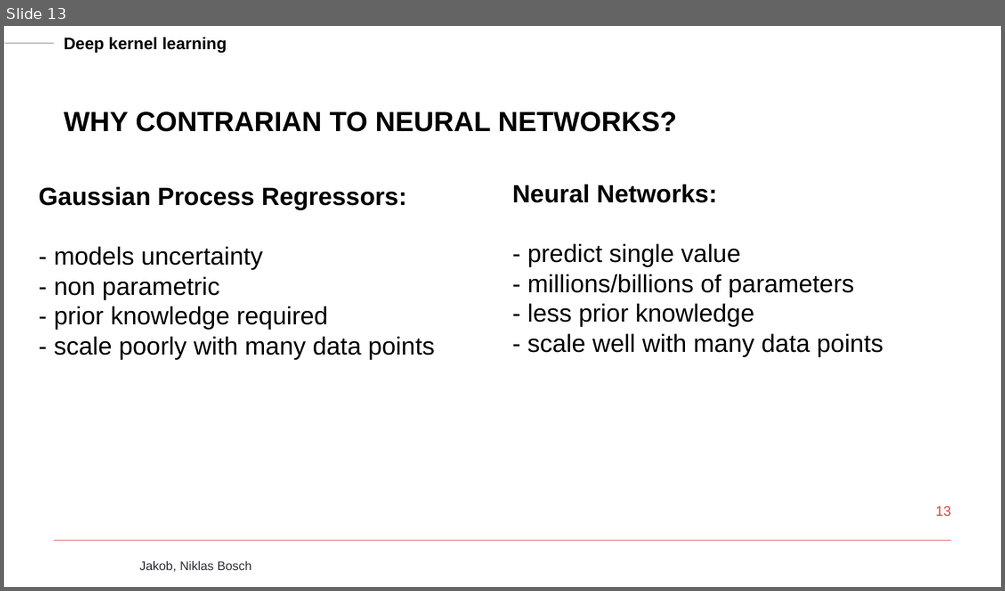
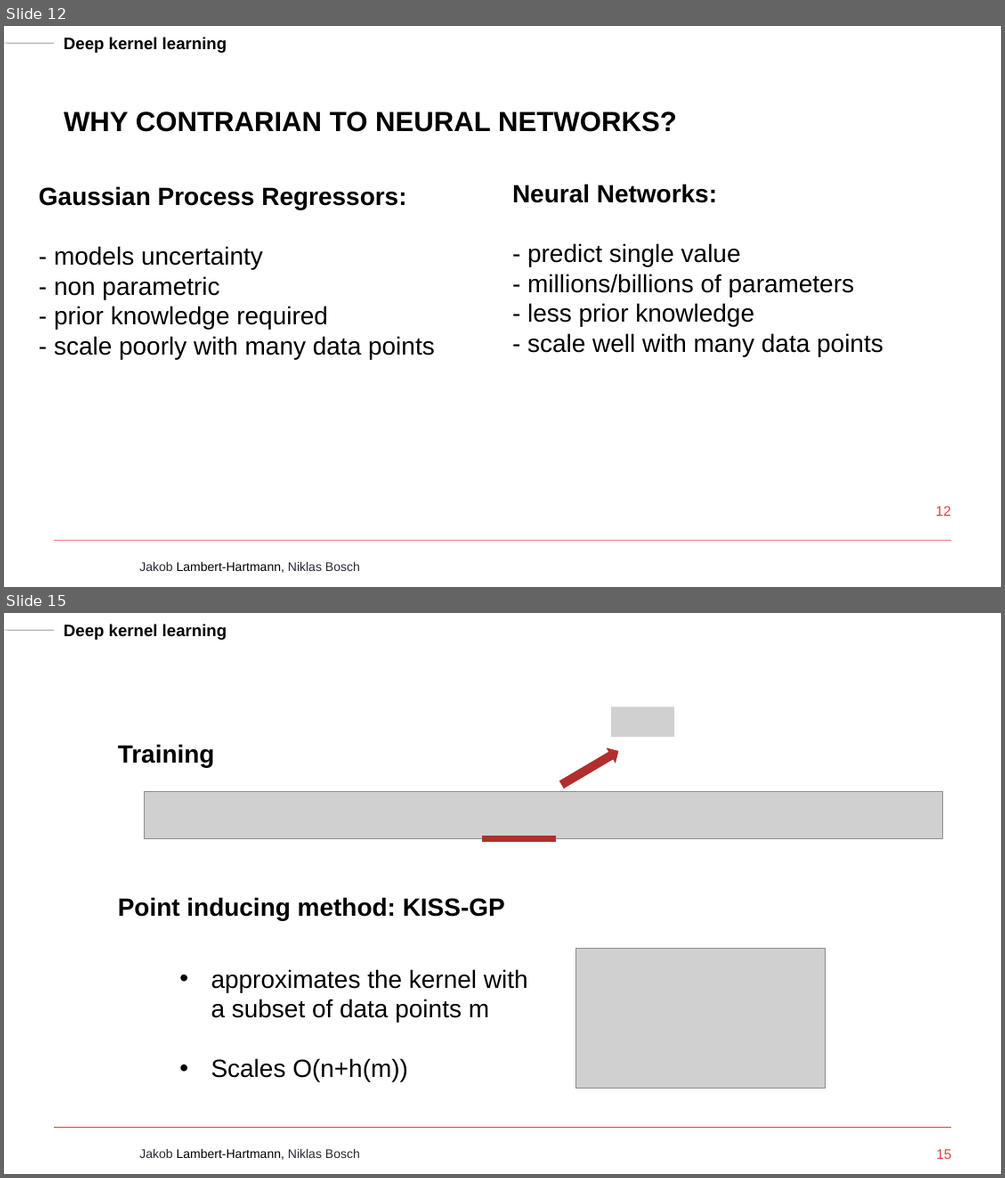
Before and after one commit to Naehrwerte/deep-kernel-learning, a slide deck: slides/jakob-slides.pptx. Shown one above the other, each under a label of ours: slide 13 before the commit, slides 12 and 15 after it; the slides between them are not shown. The pictures are 1005x591 and 1005x1178 pixels, drawn with LibreOffice and Linux fonts; fonts in the diff are those of the drawing; grey boxes stand for pictures; background and template pictures are left out. Boxes give left, top, right and bottom in pixels: in the first picture for what was removed or moved away, otherwise in the second. Text is boxed around its words. In the diff, an @@ line names an element or a change of style, - is before the commit and + after.

```diff
--- a/slides/jakob-slides.pptx
+++ b/slides/jakob-slides.pptx
@@ slide 15 added at bbox=[4, 613, 1001, 1174], background #FFFFFF; not listed: 4 template elements that a slide beside it also shows @@
@@ picture added at bbox=[611, 706, 674, 737] @@
@@ text added at bbox=[118, 744, 215, 767], 18 pt, text #000000, bold @@
+Training
@@ down arrow added at bbox=[558, 744, 623, 791], fill #B02F2C, outline #B02F2C 0.5 pt @@
@@ picture added at bbox=[144, 791, 942, 839] @@
@@ math minus added at bbox=[469, 828, 568, 848], fill #B02F2C, outline #B02F2C 0.5 pt @@
@@ text added at bbox=[118, 897, 505, 920], 18 pt, text #000000, bold @@
+Point inducing method: KISS-GP
@@ picture added at bbox=[576, 948, 825, 1088] @@
@@ text added at bbox=[211, 969, 528, 1082], 18 pt, text #000000 @@
+• approximates the kernel with a subset of data points m
+• Scales O(n+h(m))
@@ line added from (54, 1127) to (951, 1127), #D8413E 0.25 pt @@
@@ page number added at bbox=[936, 1149, 951, 1159], 10 pt, text #D8413E @@
+15
@@ what was slide 13 is now slide 12 @@
@@ slide 12 changed as well @@
@@ page number at bbox=[936, 506, 951, 516]: text changed @@
-13
+12
@@ text at bbox=[139, 562, 360, 572]: text changed; text colour #262A31 to #000000 @@
-Jakob, Niklas Bosch
+Jakob Lambert-Hartmann, Niklas Bosch
```
Also in this commit, not shown: 12 other slides changed, 4 other slides added, 4 slides removed.
